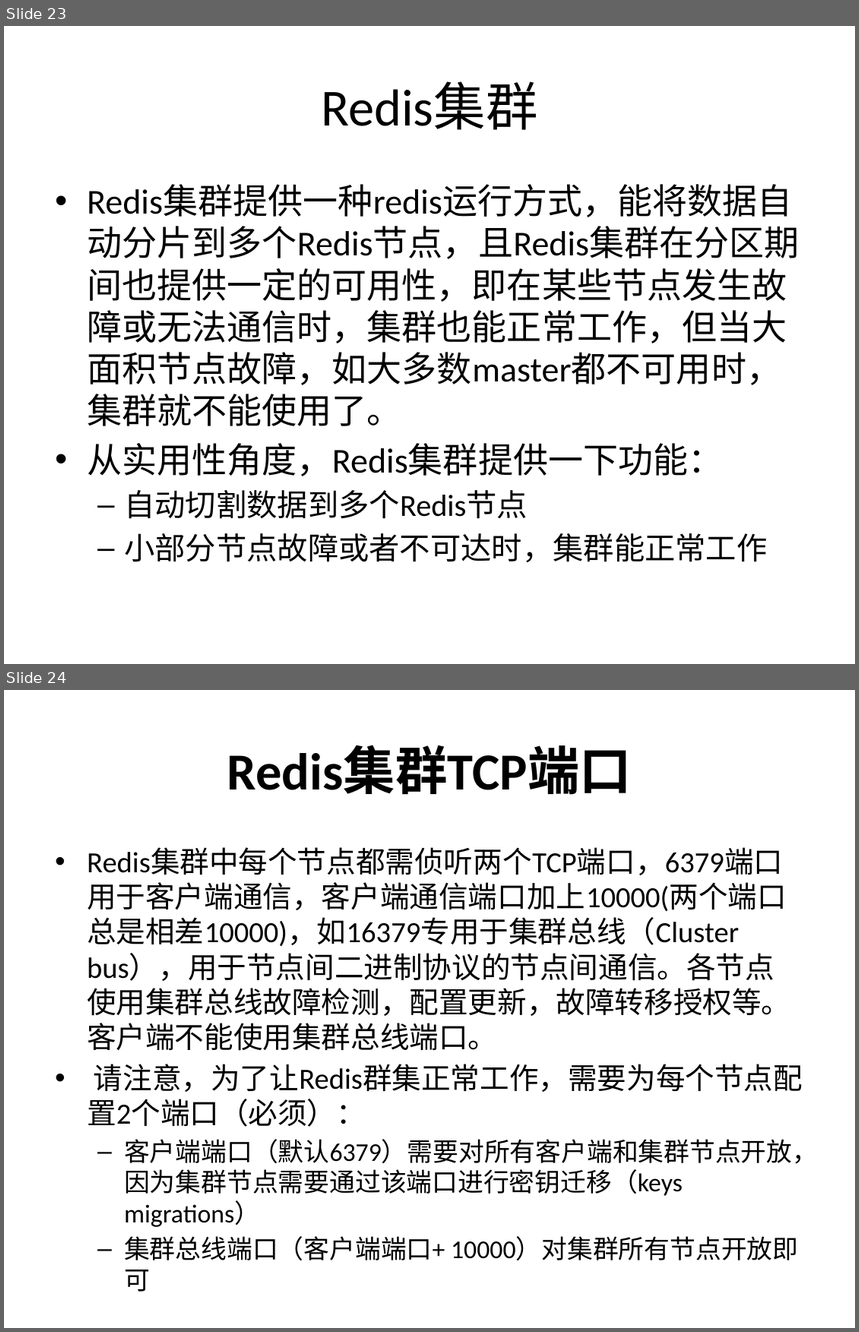
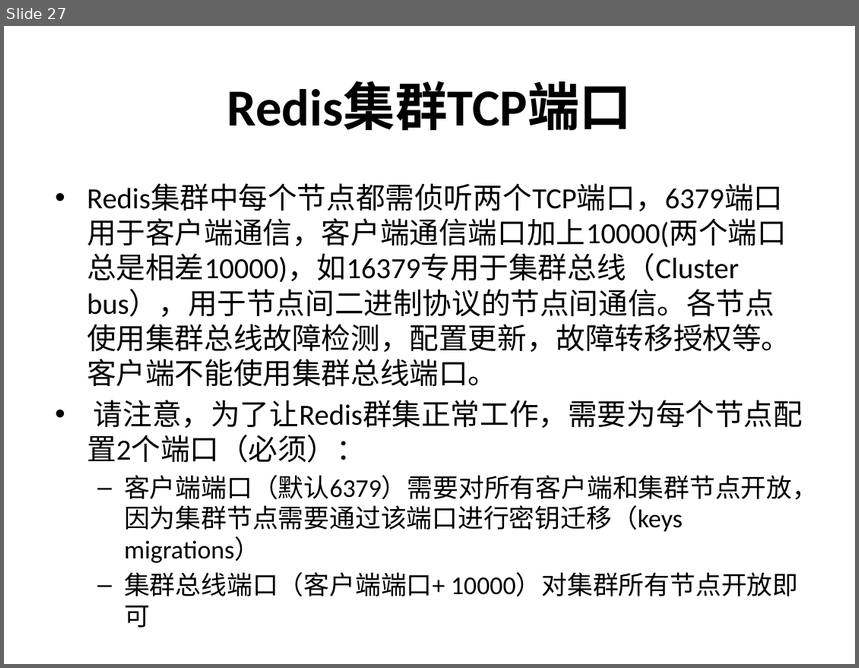
Before and after one commit to airuitian/MicroService, a slide deck: middlerware/Redis介绍及实战.pptx. Shown one above the other, each under a label of ours: slides 23 and 24 before the commit, slide 27 after it. The pictures are 859x1332 and 859x668 pixels, drawn with LibreOffice and Linux fonts; fonts in the diff are those of the drawing. Boxes give left, top, right and bottom in pixels: in the first picture for what was removed or moved away, otherwise in the second. Text is boxed around its words. In the diff, an @@ line names an element or a change of style, - is before the commit and + after.

```diff
--- a/middlerware/Redis介绍及实战.pptx
+++ b/middlerware/Redis介绍及实战.pptx
@@ slide 23 removed at box(4, 26, 855, 664), background #FFFFFF @@
@@ title removed at box(321, 82, 538, 130) @@
-Redis集群
@@ text removed at box(87, 185, 799, 563) @@
-• Redis集群提供一种redis运行方式，能将数据自动分片到多个Redis节点，且Redis集群在分区期间也提供一定的可用性，即在某些节点发生故障或无法通信时，集群也能正常工作，但当大面积节点故障，如大多数master都不可用时，集群就不能使用了。
-• 从实用性角度，Redis集群提供一下功能：
-  – 自动切割数据到多个Redis节点
-  – 小部分节点故障或者不可达时，集群能正常工作
@@ what was slide 24 is now slide 27 @@
```
Also in this commit, not shown: 1 slide changed, 4 slides added, 6 other files.
